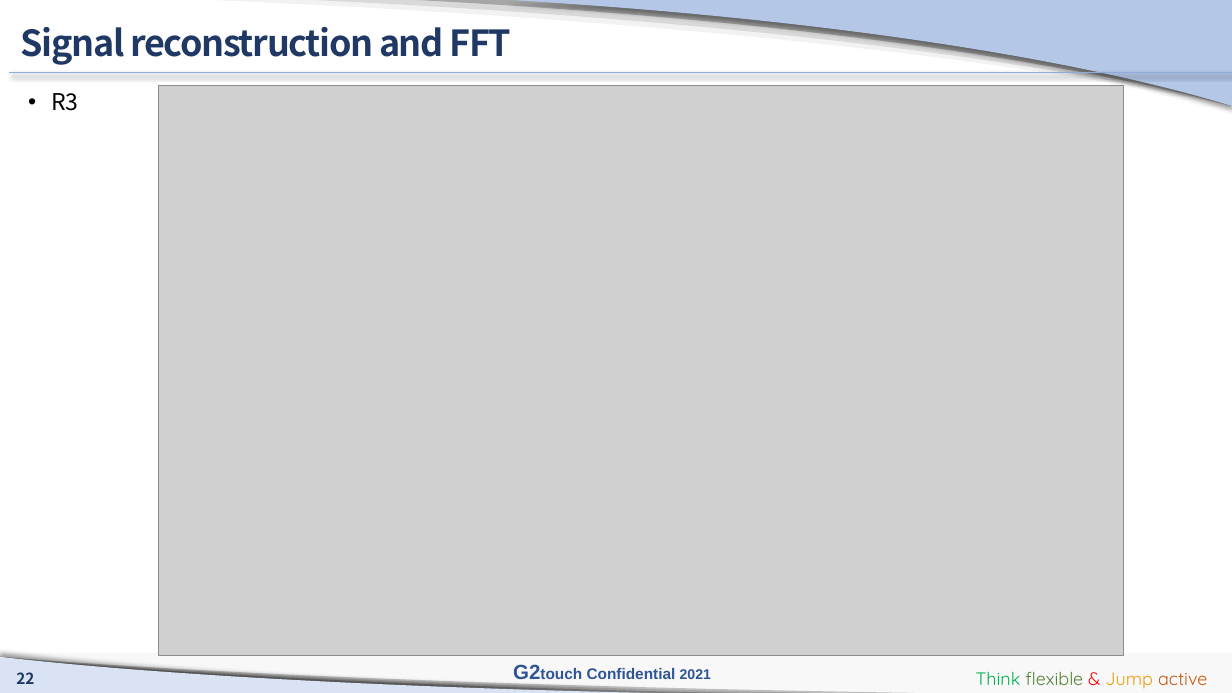
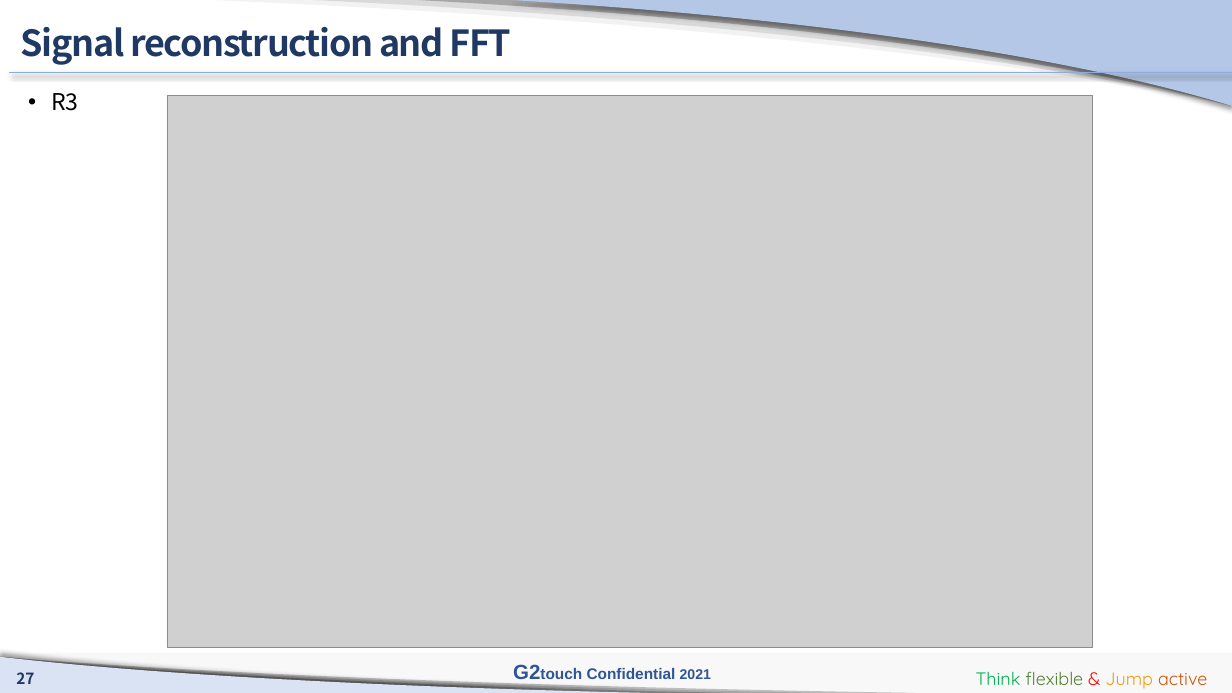
Before and after one commit to manhduc1811/MPP-EVB-ADC-test, a slide deck: slide 27 of G2touch_D2center_mducng_EVB_AFE_Simulation_210202_v2.pptx (slide 22 before the commit). Drawn at 1232x693 pixels with LibreOffice and Linux fonts; fonts in the diff are those of the drawing; grey boxes stand for pictures; background and template pictures are left out. Boxes give left, top, right and bottom in pixels: in the first picture for what was removed or moved away, otherwise in the second. Text is boxed around its words. In the diff, an @@ line names an element or a change of style, - is before the commit and + after.

```diff
--- a/G2touch_D2center_mducng_EVB_AFE_Simulation_210202_v2.pptx
+++ b/G2touch_D2center_mducng_EVB_AFE_Simulation_210202_v2.pptx
@@ picture: place and size @@
-picture at [159,86,1124,656]
+picture at [167,96,1092,648]
@@ page number at [16,672,34,684]: text changed @@
-22
+27
```
Also in this commit, not shown: 11 other slides changed, 3 slides added, 1 other file.
